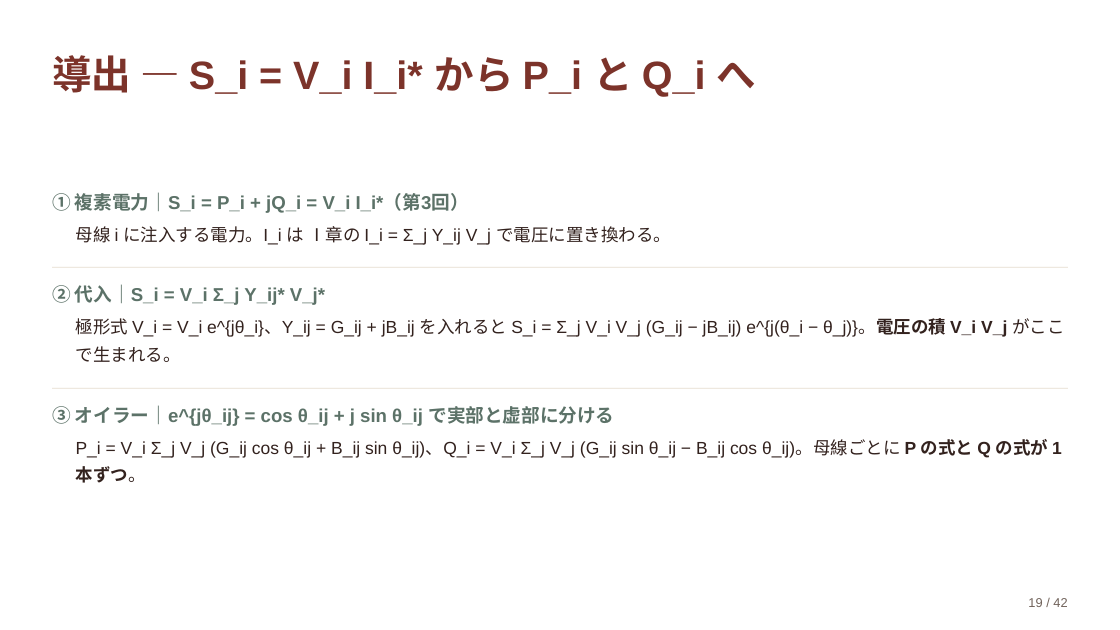
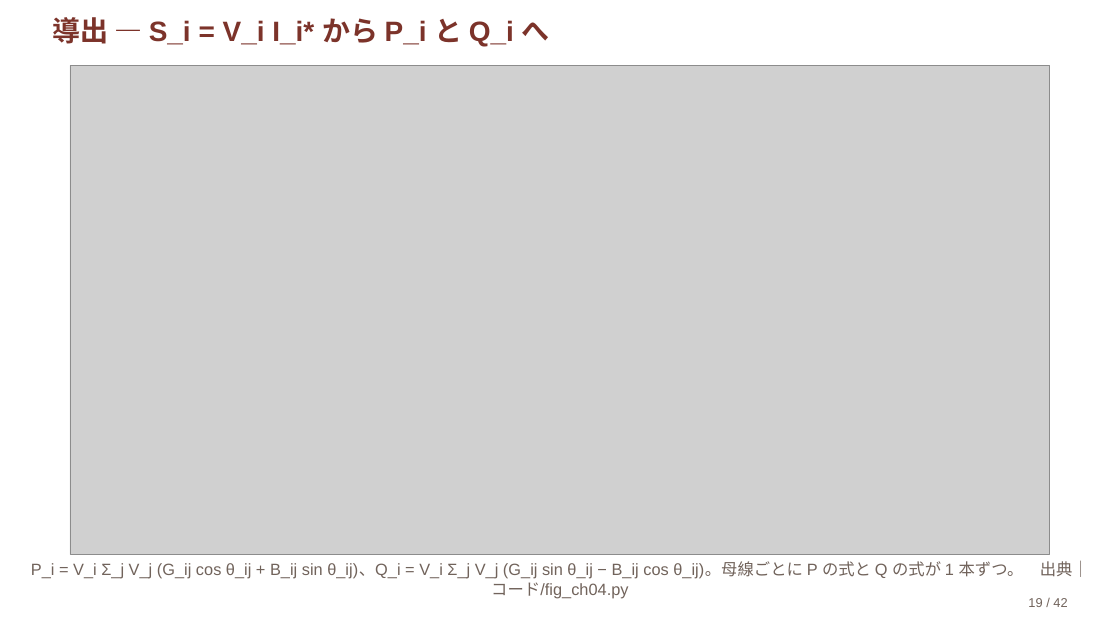
Before and after one commit to lutelute/ryukyu-power-system-2026, a slide deck: slide 19 of スライド/ch04.pptx. Drawn at 1120x630 pixels with LibreOffice and Linux fonts; fonts in the diff are those of the drawing; grey boxes stand for pictures. Boxes give left, top, right and bottom in pixels: in the first picture for what was removed or moved away, otherwise in the second. Text is boxed around its words. In the diff, an @@ line names an element or a change of style, - is before the commit and + after.

```diff
--- a/スライド/ch04.pptx
+++ b/スライド/ch04.pptx
@@ text "導出 — S_i = V_i ...": place and size @@
-text "導出 — S_i = V_i ..." at box(52, 55, 757, 97)
+text "導出 — S_i = V_i ..." at box(52, 17, 550, 46)
@@ text "導出 — S_i = V_i ..." at box(52, 17, 550, 46): size 33.9 to 24 pt; line spacing 1.06 to 1; vertical alignment middle to top @@
@@ picture added at box(70, 66, 1050, 555) @@
@@ text removed at box(52, 192, 469, 213) @@
-① 複素電力｜S_i = P_i + jQ_i = V_i I_i*（第3回）
@@ text removed at box(76, 226, 671, 245) @@
-母線 i に注入する電力。I_i は Ⅰ章の I_i = Σ_j Y_ij V_j で電圧に置き換わる。
@@ rectangle removed at box(52, 267, 1068, 268) @@
@@ text removed at box(52, 284, 325, 305) @@
-② 代入｜S_i = V_i Σ_j Y_ij* V_j*
@@ text removed at box(76, 318, 1064, 362) @@
-極形式 V_i = V_i e^{jθ_i}、Y_ij = G_ij + jB_ij を入れると S_i = Σ_j V_i V_j (G_ij − jB_ij) e^{j(θ_i − θ_j)}。電圧の積 V_i V_j がここで生まれる。
@@ rectangle removed at box(52, 388, 1068, 389) @@
@@ text removed at box(52, 405, 615, 427) @@
-③ オイラー｜e^{jθ_ij} = cos θ_ij + j sin θ_ij で実部と虚部に分ける
@@ text at box(31, 561, 1024, 599): text changed; size 15 to 14 pt; text colour #33221E to #71635B @@
-P_i = V_i Σ_j V_j (G_ij cos θ_ij + B_ij sin θ_ij)、Q_i = V_i Σ_j V_j (G_ij sin θ_ij − B_ij cos θ_ij)。母線ごとに P の式と Q の式が 1 本ずつ。
+P_i = V_i Σ_j V_j (G_ij cos θ_ij + B_ij sin θ_ij)、Q_i = V_i Σ_j V_j (G_ij sin θ_ij − B_ij cos θ_ij)。母線ごとに P の式と Q の式が 1 本ずつ。 出典｜コード/fig_ch04.py
```
Also in this commit, not shown: 8 other slides changed, 50 other files.
